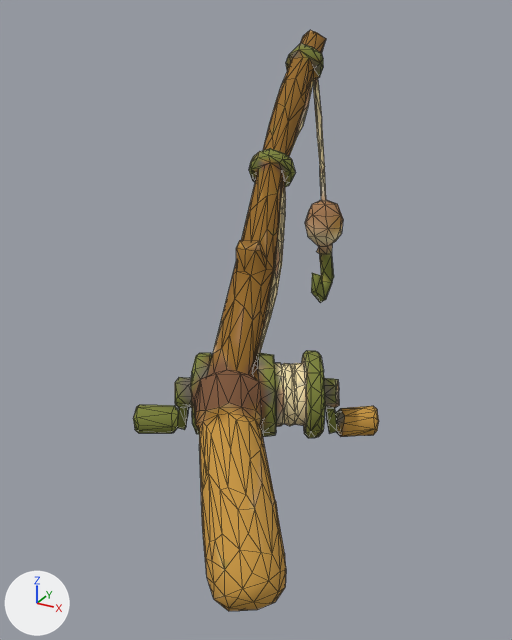
The glTF model public/models/rod-1.glb: old version first, new version second.
The view is the same before and after, from a 50 mm lens placed at (0.591, -1.209, 0.474), pointed at (-0.036, -0.068, -0.096). Every picture has the same lights, and +X, +Y and +Z are marked at lower left. The older version comes first. Mesh edges are drawn as thin lines. Where no turn or scale is listed for an object, it has been applied to the vertices. Vertices at exactly the same position are counted once.

The scene before the commit, as lines of its bpy script (objects in view):
```python
me_tripo_mesh_1a10cefb_ee86_4860_9817_0a81a87920e6 = bpy.data.meshes.new('tripo_mesh_1a10cefb-ee86-4860-9817-0a81a87920e6')
me_tripo_mesh_1a10cefb_ee86_4860_9817_0a81a87920e6.from_pydata(...)  # 949 vertices, 1902 faces; spans x -0.226..0.226, y -0.5..0.5, z -0.428..0.428
me_tripo_mesh_1a10cefb_ee86_4860_9817_0a81a87920e6.materials.append(mat_tripo_material_1a10cefb_ee86_4860_9817_0a81a87920e6)  # picture img_color_1a10cefb_ee86_4860_9817_0a81a87920e6
ob_tripo_node_1a10cefb_ee86_4860_9817_0a81a87920e6 = bpy.data.objects.new('tripo_node_1a10cefb-ee86-4860-9817-0a81a87920e6', me_tripo_mesh_1a10cefb_ee86_4860_9817_0a81a87920e6)
ob_tripo_node_1a10cefb_ee86_4860_9817_0a81a87920e6.location = (0.0, 0.0, 0.0)
```
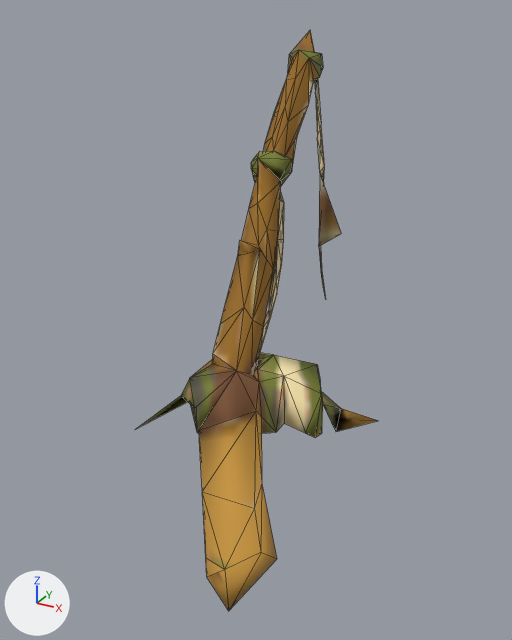
Where the newer file only moved an object's origin or applied its transform, the numbers keep the older frame.

The edits, one by one:
me_tripo_mesh_1a10cefb_ee86_4860_9817_0a81a87920e6 is used by ob_tripo_node_1a10cefb_ee86_4860_9817_0a81a87920e6; location (0.0, 0.0, 0.0).
me_tripo_mesh_1a10cefb_ee86_4860_9817_0a81a87920e6 had 949 vertices, 1902 faces and spanned x -0.226..0.226, y -0.5..0.5, z -0.428..0.428.
me_tripo_mesh_1a10cefb_ee86_4860_9817_0a81a87920e6 now has 208 vertices, 417 faces and spans x -0.212..0.226, y -0.483..0.475, z -0.411..0.428.
me_tripo_mesh_1a10cefb_ee86_4860_9817_0a81a87920e6 part 1: 741 vertices removed from x -0.226..0.226, y -0.5..0.5, z -0.428..0.423.

Location of each change, (x1, y1, x2, y2) in pixels of the pictures (512 x 640 px):
'tripo_node_1a10cefb-ee86-4860-9817-0a81a87920e6', reshaped: before (133, 30, 379, 611); after (138, 30, 378, 611)
part 1 of me_tripo_mesh_1a10cefb_ee86_4860_9817_0a81a87920e6, deleted (brown): before (133, 30, 379, 611)
